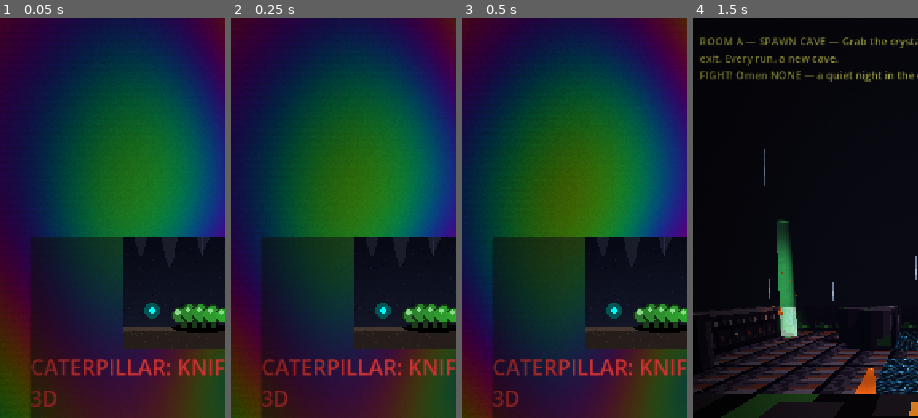
Above: before the commit, frames 1-4 (left to right).
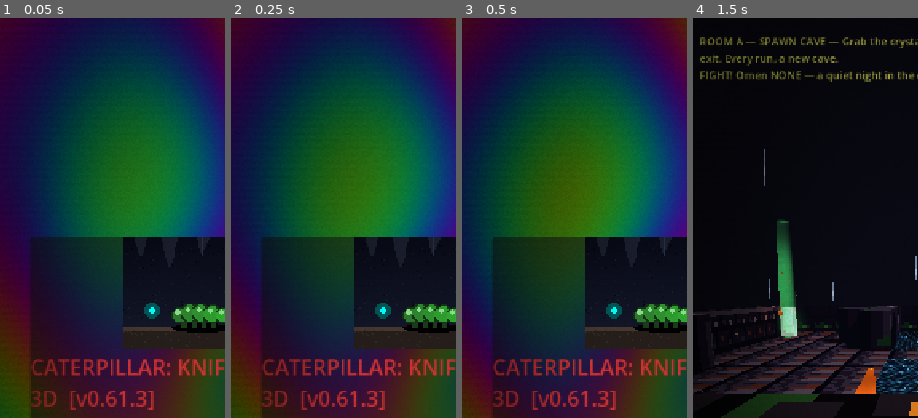
Above: after the commit, the same moments.

Repository: taistelupelto-rgb/tuomon-oma-videopeli
Game: Godot game, scene res://main.tscn
Two runs of this game, one before a commit and one after it. Both use one fixed random seed, a clock stepped at 60 frames per second and the inputs below. Sound files missing from this copy of the repository are replaced by a short silence.
Inputs:
- Up to frame 1 (0.05 s): no input
- Up to frame 2 (0.25 s): no input
- Up to frame 3 (0.5 s): no input
- Up to frame 4 (1.5 s): click "TAP TO START / CONTINUE" at 0.5 s; click "SKIP >>" at 1.25 s
The pictures show only the part of the screen within x 0-50%, y 5-55%; the shares and areas given below are measured in that part.

The runs differ from the first frame. In frame 1, 0.7% of the frame differs, in the area x 31-69%, y 93-98%; in frame 2, 0.7%; in frame 3, 0.7%; in frame 4, nothing differs.

Commit message:
chore: build tag on title screen for version reports

Diff:
--- a/main.gd
+++ b/main.gd
@@ -14,6 +14,7 @@
 const WALK_SPEED := 5.2
 const TURN_SPEED := 2.1
 const LOOK_YAW := 2.4 # right-stick max yaw rate, rad/s
+const BUILD_TAG := "v0.61.3"
 const LOOK_PITCH := 2.6 # right-stick max pitch rate, rad/s
 const LOOK_EXPO := 1.35 # stick curve: fine aim center, fast edges
 const LOOK_DEAD := 0.12 # stick deadzone
@@ -2997,7 +2998,7 @@
 	minimap.offset_bottom = 156
 	layer.add_child(minimap)
 	minimap.game = self
-	title_panel = _overlay(layer, "CATERPILLAR: KNIFE OF THE MOTHER 3D", LORE_GOAL + "\n\n" + LORE_INTRO + "\n\nTap or ENTER to spawn. ENTER/tap cave | SKI JUMP button or J. Left thumb move, right stick to look, KNIFE hold to slash, G shit bomb, M mute.")
+	title_panel = _overlay(layer, "CATERPILLAR: KNIFE OF THE MOTHER 3D  [" + BUILD_TAG + "]", LORE_GOAL + "\n\n" + LORE_INTRO + "\n\nTap or ENTER to spawn. ENTER/tap cave | SKI JUMP button or J. Left thumb move, right stick to look, KNIFE hold to slash, G shit bomb, M mute.")
 	var title_tex := TextureRect.new()
 	title_tex.texture = load("res://assets/caterpillar.png") as Texture2D
 	title_tex.custom_minimum_size = Vector2(560, 180)
